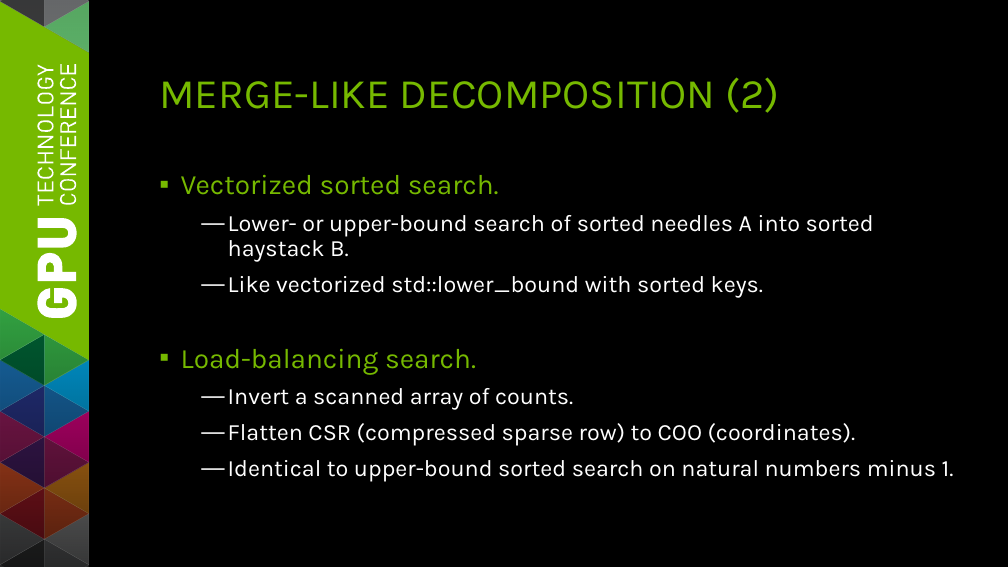
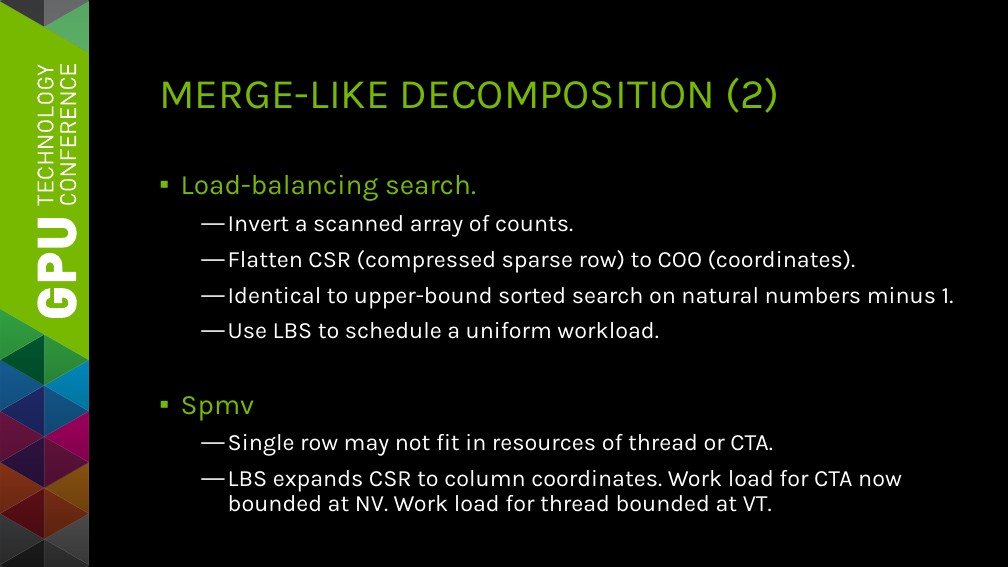
Before and after one commit to seanbaxter/gtc_2014, a slide deck: slide 20 of gtc_2014_sean_baxter.pptx (slide 10 before the commit). Drawn at 1008x567 pixels with LibreOffice and Linux fonts; fonts in the diff are those of the drawing. Boxes give left, top, right and bottom in pixels: in the first picture for what was removed or moved away, otherwise in the second. Text is boxed around its words. In the diff, an @@ line names an element or a change of style, - is before the commit and + after.

```diff
--- a/gtc_2014_sean_baxter.pptx
+++ b/gtc_2014_sean_baxter.pptx
@@ text at <box>181,175,874,297</box>: paragraphs removed @@
-▪ Vectorized sorted search.
-  — Lower- or upper-bound search of sorted needles A into sorted haystack B.
-  — Like vectorized std::lower_bound with sorted keys.
@@ text at <box>181,322,902,512</box>: paragraphs added @@
+  — Use LBS to schedule a uniform workload.
+▪ Spmv
+  — Single row may not fit in resources of thread or CTA.
+  — LBS expands CSR to column coordinates. Work load for CTA now bounded at NV. Work load for thread bounded at VT.
```
Also in this commit, not shown: 7 other slides changed, 11 slides added, 1 slide removed, 1 other file.
